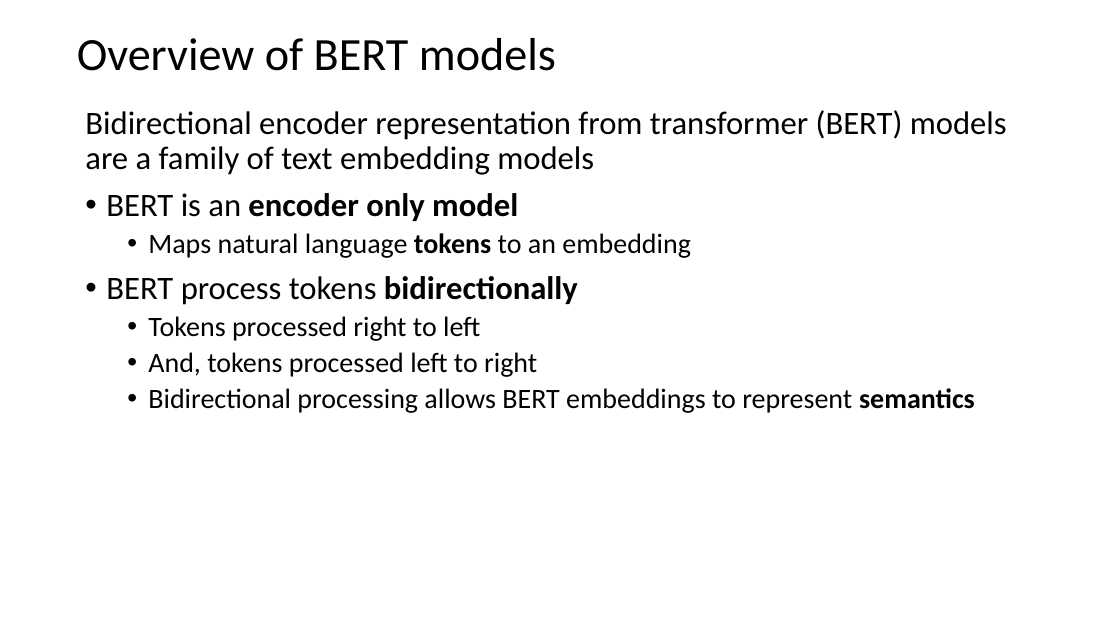
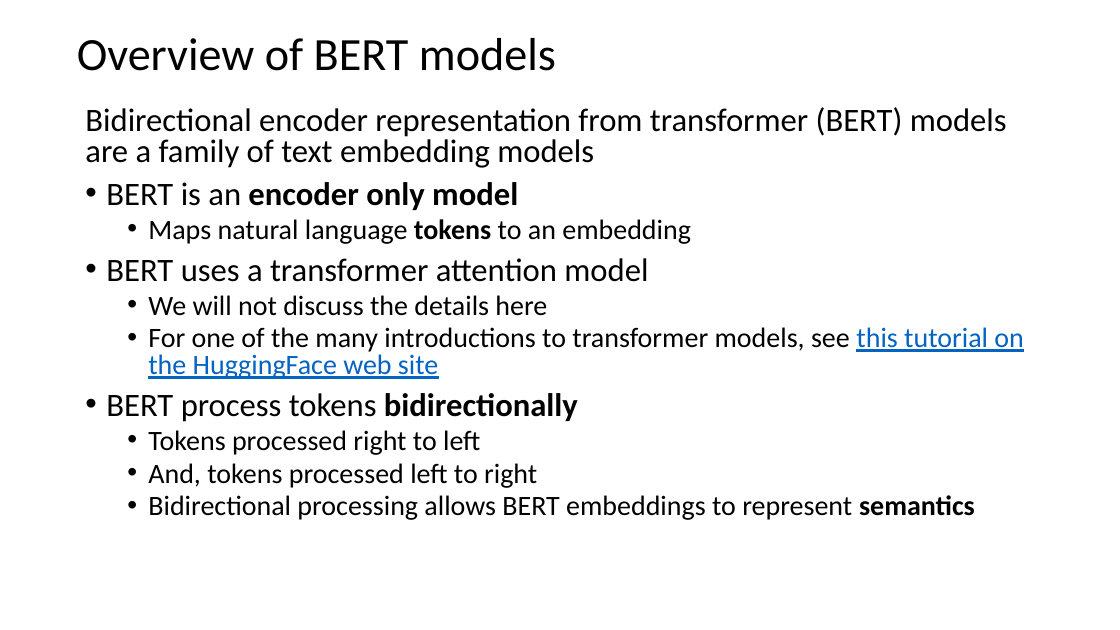
Before and after one commit to harelgabainew/school1, a slide deck: slide 14 of slides/7_DocumentWebSearching.pptx (slide 16 before the commit). Drawn at 1120x630 pixels with LibreOffice and Linux fonts; fonts in the diff are those of the drawing. Boxes give left, top, right and bottom in pixels: in the first picture for what was removed or moved away, otherwise in the second. Text is boxed around its words. In the diff, an @@ line names an element or a change of style, - is before the commit and + after.

Commit message:
Added slides on BERT embedding, updated and corrected slides

```diff
--- a/slides/7_DocumentWebSearching.pptx
+++ b/slides/7_DocumentWebSearching.pptx
@@ text at (x1=85, y1=107, x2=1007, y2=520): line spacing 0.9 to 0.8 @@
@@ text at (x1=106, y1=258, x2=1023, y2=379): paragraphs added @@
+• BERT uses a transformer attention model
+  • We will not discuss the details here
+  • For one of the many introductions to transformer models, see this tutorial on the HuggingFace web site
```
Also in this commit, not shown: 9 other slides changed, 8 slides added, 5 slides removed.
